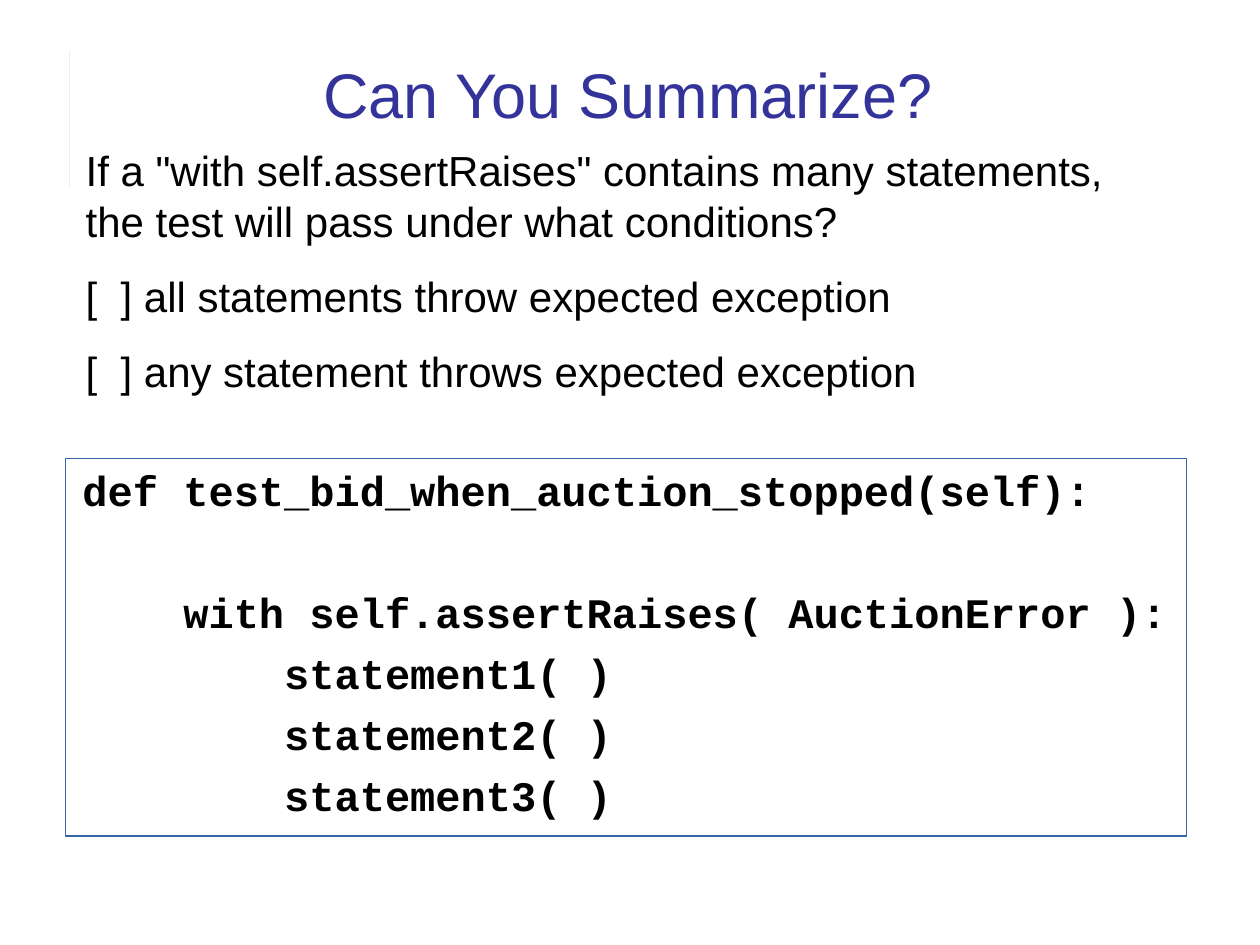
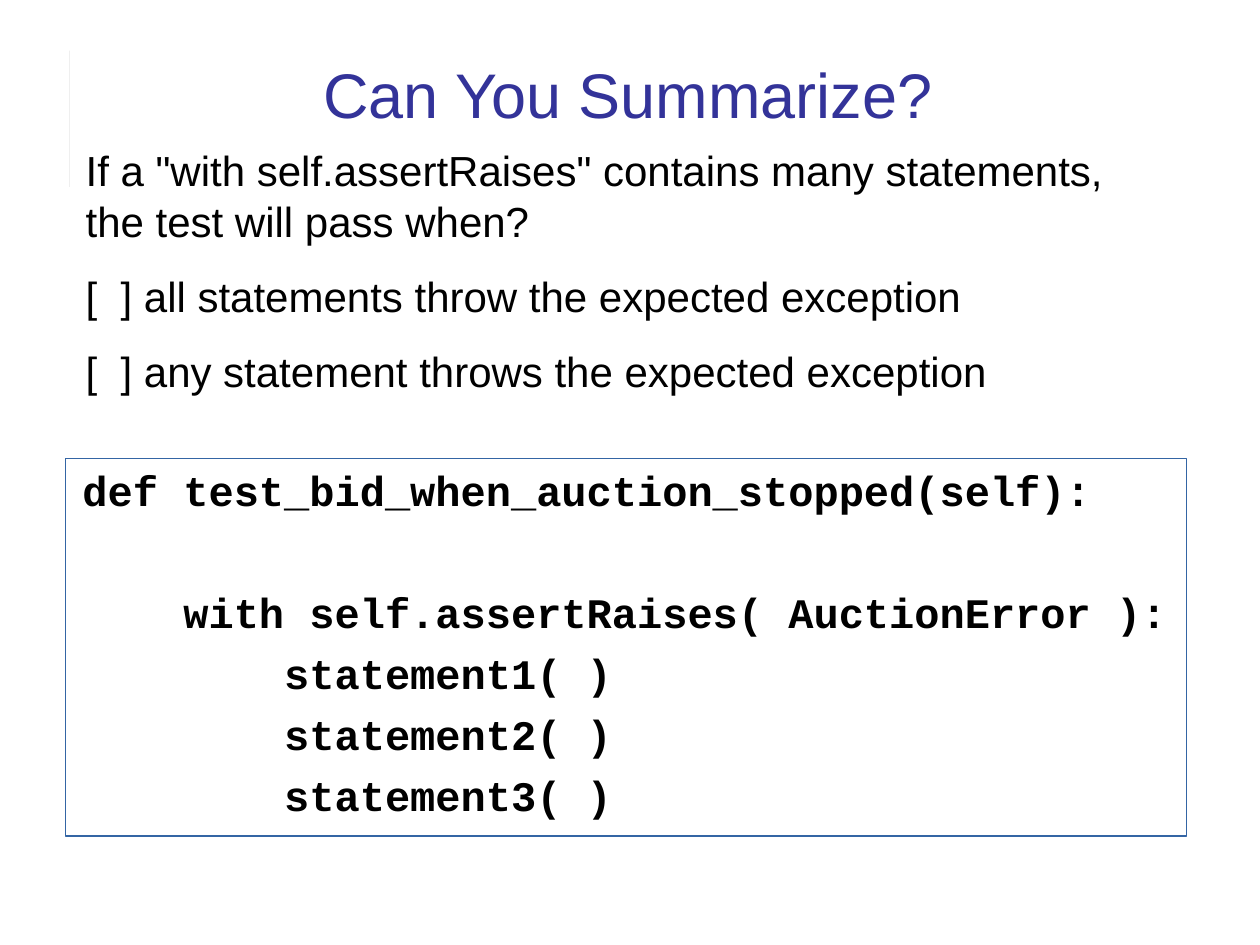
Before and after one commit to cpske/ISP, a slide deck: slide 12 of assignment/feedback/LabExam1-feedback.odp (slide 11 before the commit). Drawn at 1260x945 pixels with LibreOffice and Linux fonts; fonts in the diff are those of the drawing. Boxes give left, top, right and bottom in pixels: in the first picture for what was removed or moved away, otherwise in the second. Text is boxed around its words. In the diff, an @@ line names an element or a change of style, - is before the commit and + after.

```diff
--- a/assignment/feedback/LabExam1-feedback.odp
+++ b/assignment/feedback/LabExam1-feedback.odp
@@ text at (86,155,1103,396): text changed @@
-If a "with self.assertRaises" contains many statements, the test will pass under what conditions?
-[ ] all statements throw expected exception
-[ ] any statement throws expected exception
+If a "with self.assertRaises" contains many statements, the test will pass when?
+[ ] all statements throw the expected exception
+[ ] any statement throws the expected exception
```
Also in this commit, not shown: 8 other slides changed, 15 slides added, 2 other files.
